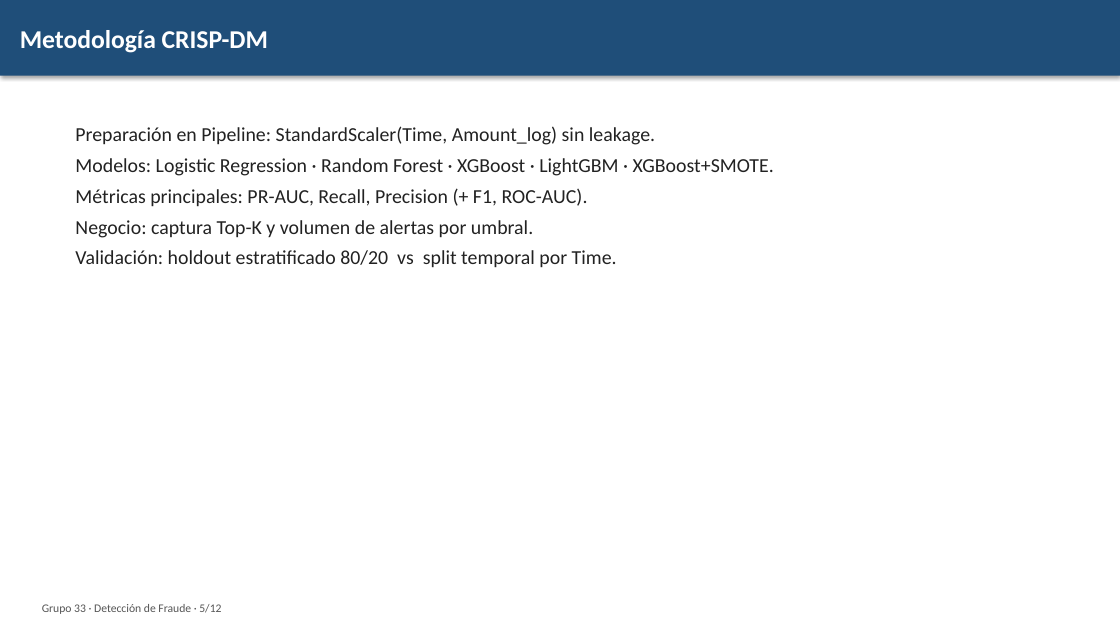
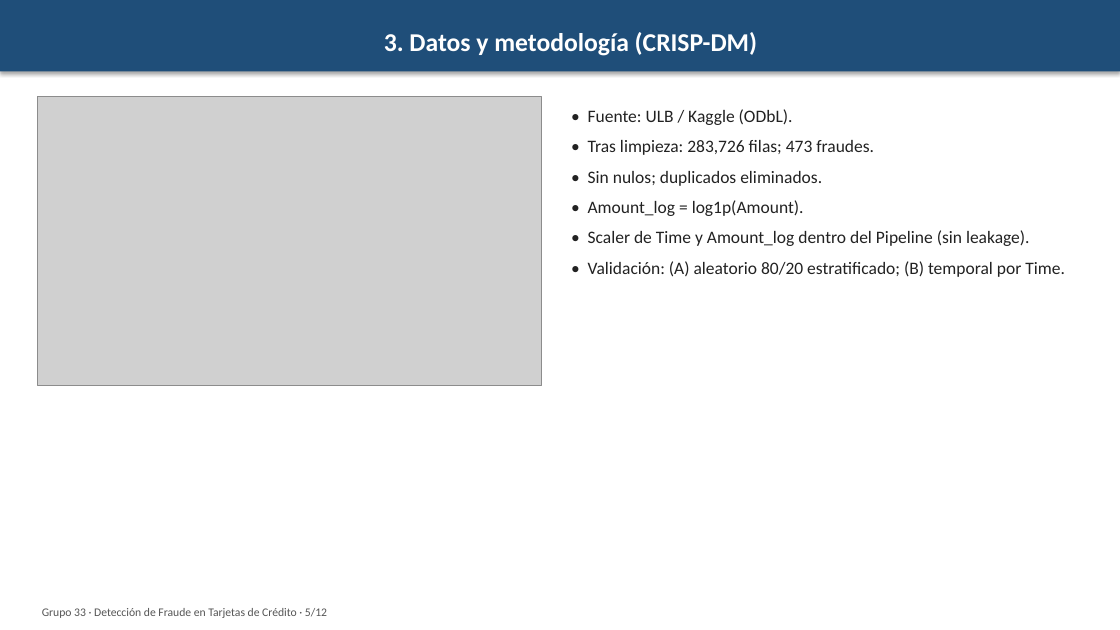
Before and after one commit to SolKidonakis/TP_Final_DataScience, a slide deck: slide 5 of reports/Presentacion_Final_Grupo33.pptx. Drawn at 1120x630 pixels with LibreOffice and Linux fonts; fonts in the diff are those of the drawing; grey boxes stand for pictures. Boxes give left, top, right and bottom in pixels: in the first picture for what was removed or moved away, otherwise in the second. Text is boxed around its words. In the diff, an @@ line names an element or a change of style, - is before the commit and + after.

```diff
--- a/reports/Presentacion_Final_Grupo33.pptx
+++ b/reports/Presentacion_Final_Grupo33.pptx
@@ rectangle "3. Datos y metodología (CRISP-DM)": place and size @@
-rectangle "3. Datos y metodología (CRISP-DM)" at <box>0,0,1120,76</box>
+rectangle "3. Datos y metodología (CRISP-DM)" at <box>0,0,1120,71</box>
@@ text in rectangle at <box>384,32,757,56</box>: text changed @@
-Metodología CRISP-DM
+3. Datos y metodología (CRISP-DM)
@@ picture added at <box>38,97,542,386</box> @@
@@ text added at <box>588,109,1065,277</box>, 15 pt, text #222222 @@
+• Fuente: ULB / Kaggle (ODbL).
+• Tras limpieza: 283,726 filas; 473 fraudes.
+• Sin nulos; duplicados eliminados.
+• Amount_log = log1p(Amount).
+• Scaler de Time y Amount_log dentro del Pipeline (sin leakage).
+• Validación: (A) aleatorio 80/20 estratificado; (B) temporal por Time.
@@ text removed at <box>75,126,774,268</box> @@
-Preparación en Pipeline: StandardScaler(Time, Amount_log) sin leakage.
-Modelos: Logistic Regression · Random Forest · XGBoost · LightGBM · XGBoost+SMOTE.
-Métricas principales: PR-AUC, Recall, Precision (+ F1, ROC-AUC).
-Negocio: captura Top-K y volumen de alertas por umbral.
-Validación: holdout estratificado 80/20 vs split temporal por Time.
@@ text at <box>42,608,327,618</box>: text changed @@
-Grupo 33 · Detección de Fraude · 5/12
+Grupo 33 · Detección de Fraude en Tarjetas de Crédito · 5/12
```
Also in this commit, not shown: 8 other slides changed, 3 slides added, 3 slides removed, 17 other files.
